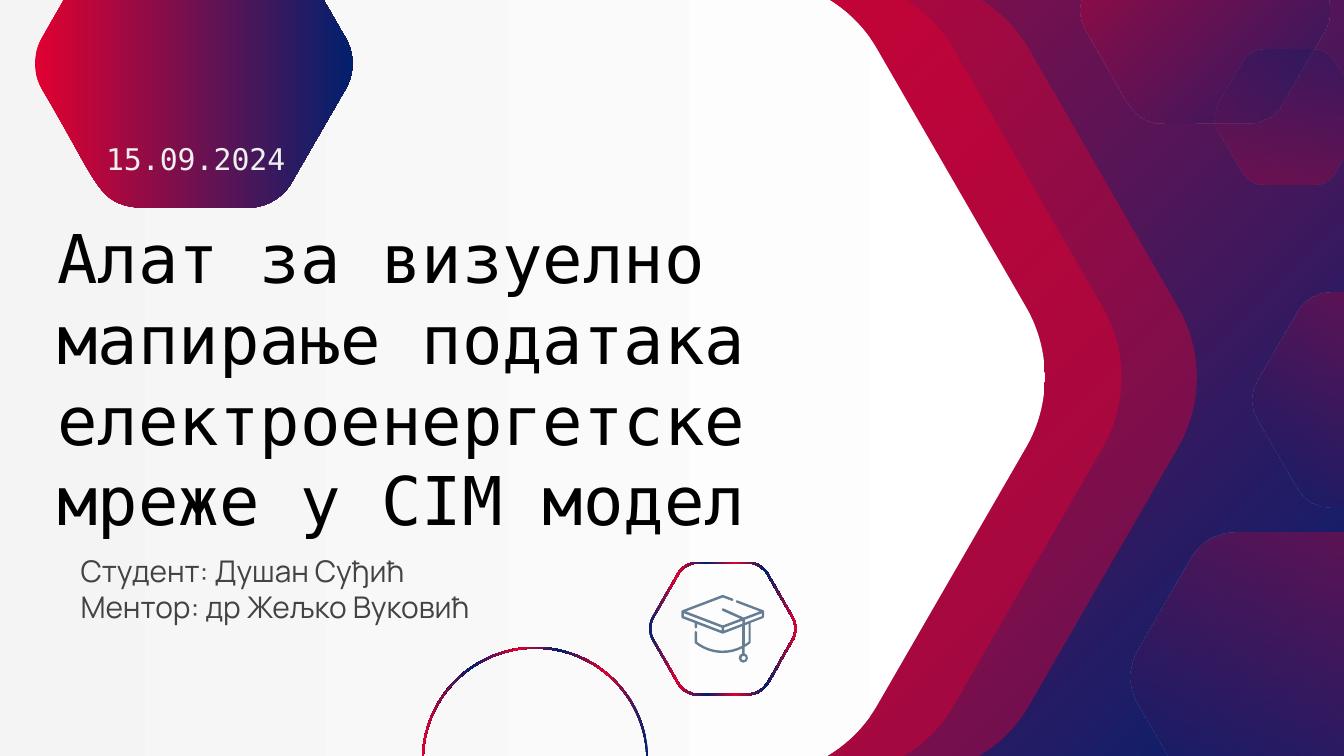
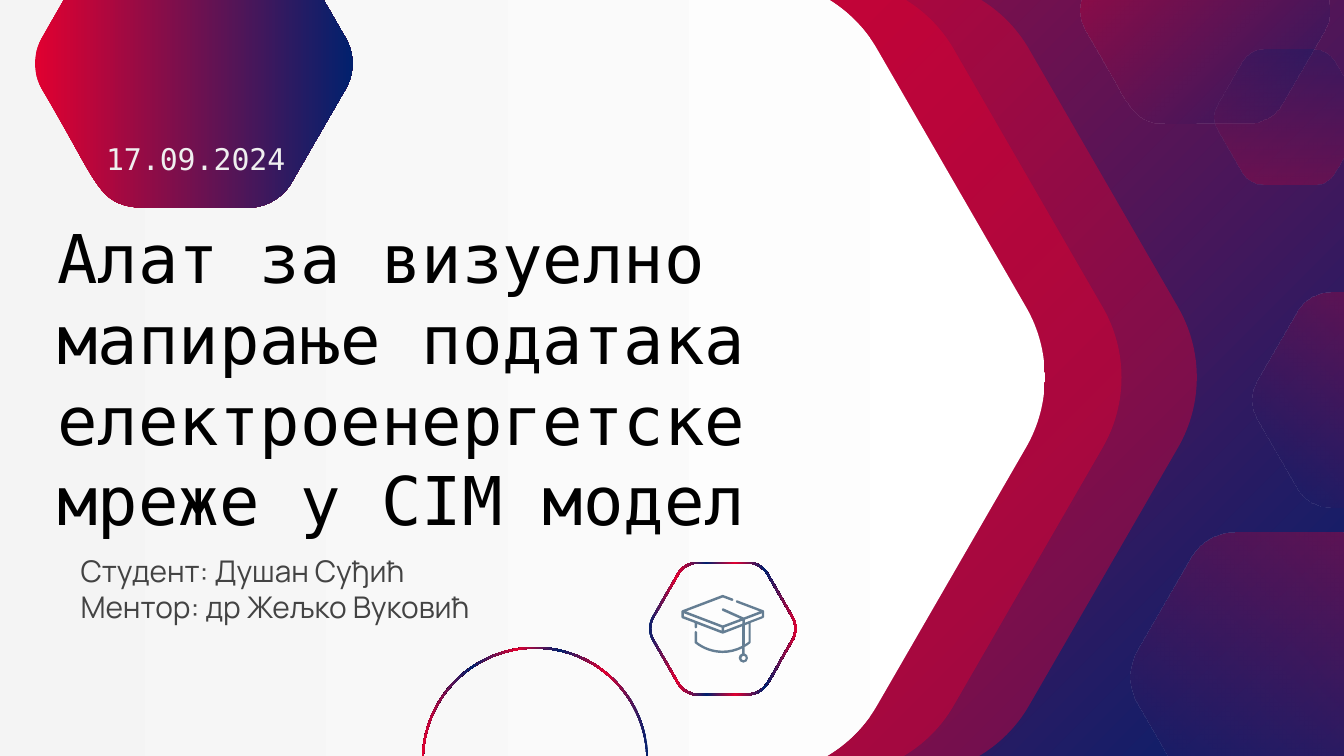
Before and after one commit to dusan-sudjic/XMLCodeGenerator, a slide deck: slide 1 of dipl.pptx. Drawn at 1344x756 pixels with LibreOffice and Linux fonts; fonts in the diff are those of the drawing. Boxes give left, top, right and bottom in pixels: in the first picture for what was removed or moved away, otherwise in the second. Text is boxed around its words. In the diff, an @@ line names an element or a change of style, - is before the commit and + after.

Commit message:
presentation date fixed

```diff
--- a/dipl.pptx
+++ b/dipl.pptx
@@ title at (106,146,285,177): text changed @@
-15.09.2024
+17.09.2024
```
